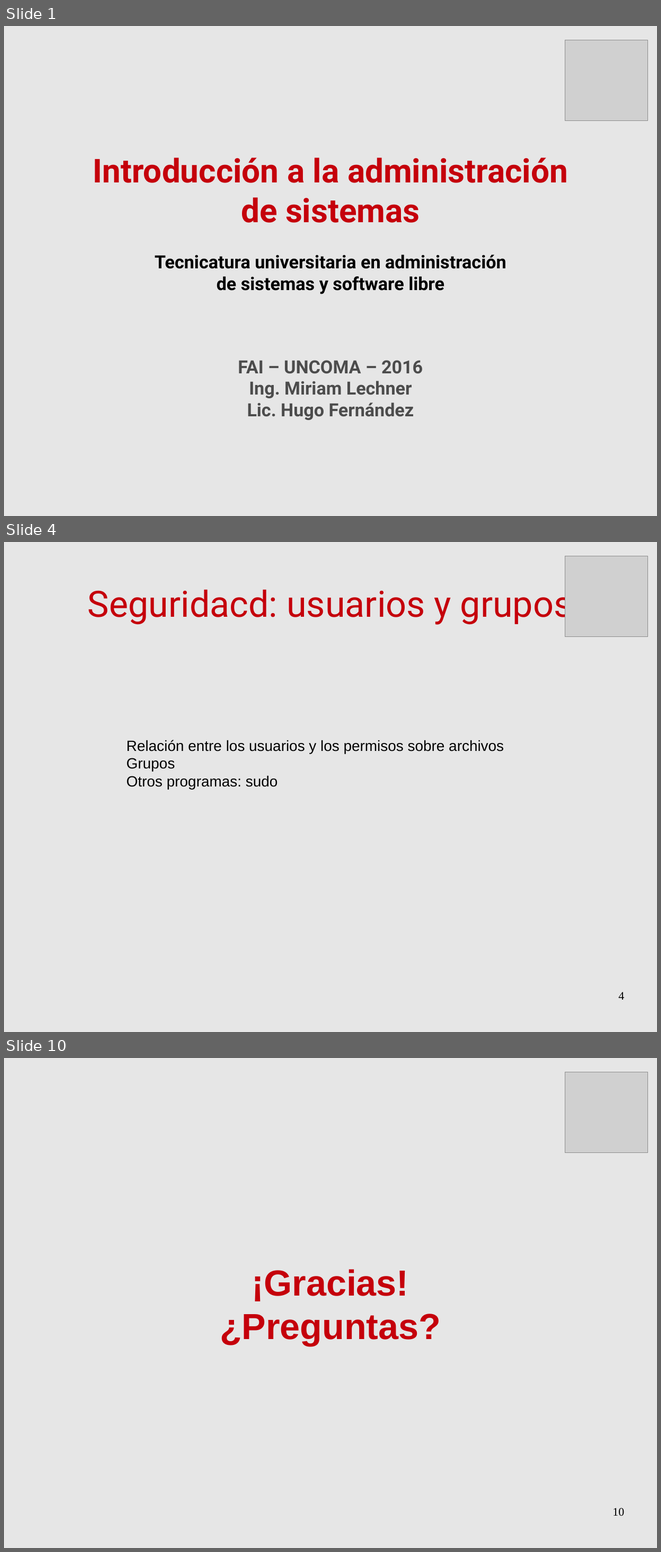
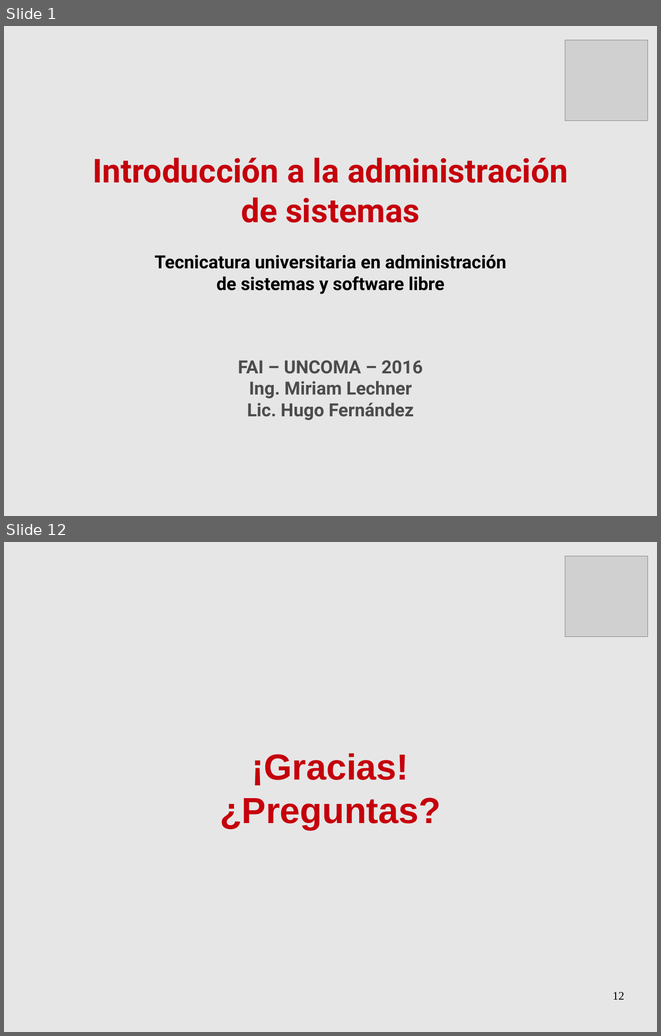
Before and after one commit to niniadcobre/iadmin, a slide deck: clases/IntroAdmin_clase7.odp. Shown one above the other, each under a label of ours: slides 1, 4 and 10 before the commit, slides 1 and 12 after it; the slides between them are not shown. The pictures are 661x1552 and 661x1036 pixels, drawn with LibreOffice and Linux fonts; fonts in the diff are those of the drawing; grey boxes stand for pictures. Boxes give left, top, right and bottom in pixels: in the first picture for what was removed or moved away, otherwise in the second. Text is boxed around its words. In the diff, an @@ line names an element or a change of style, - is before the commit and + after.

Commit message:
clase 7 usuarios final

```diff
--- a/clases/IntroAdmin_clase7.odp
+++ b/clases/IntroAdmin_clase7.odp
@@ slide 4 removed at bbox=[4, 542, 657, 1032], background #E6E6E6 @@
@@ picture removed at bbox=[565, 556, 647, 637] @@
@@ title removed at bbox=[88, 584, 572, 625] @@
-Seguridacd: usuarios y grupos
@@ text removed at bbox=[126, 740, 504, 789] @@
-Relación entre los usuarios y los permisos sobre archivos
-Grupos
-Otros programas: sudo
@@ page number removed at bbox=[618, 991, 624, 999] @@
-4
@@ what was slide 10 is now slide 12 @@
@@ page number at bbox=[612, 991, 624, 999]: text changed @@
-10
+12
```
Also in this commit, not shown: 7 slides changed, 3 slides added.
